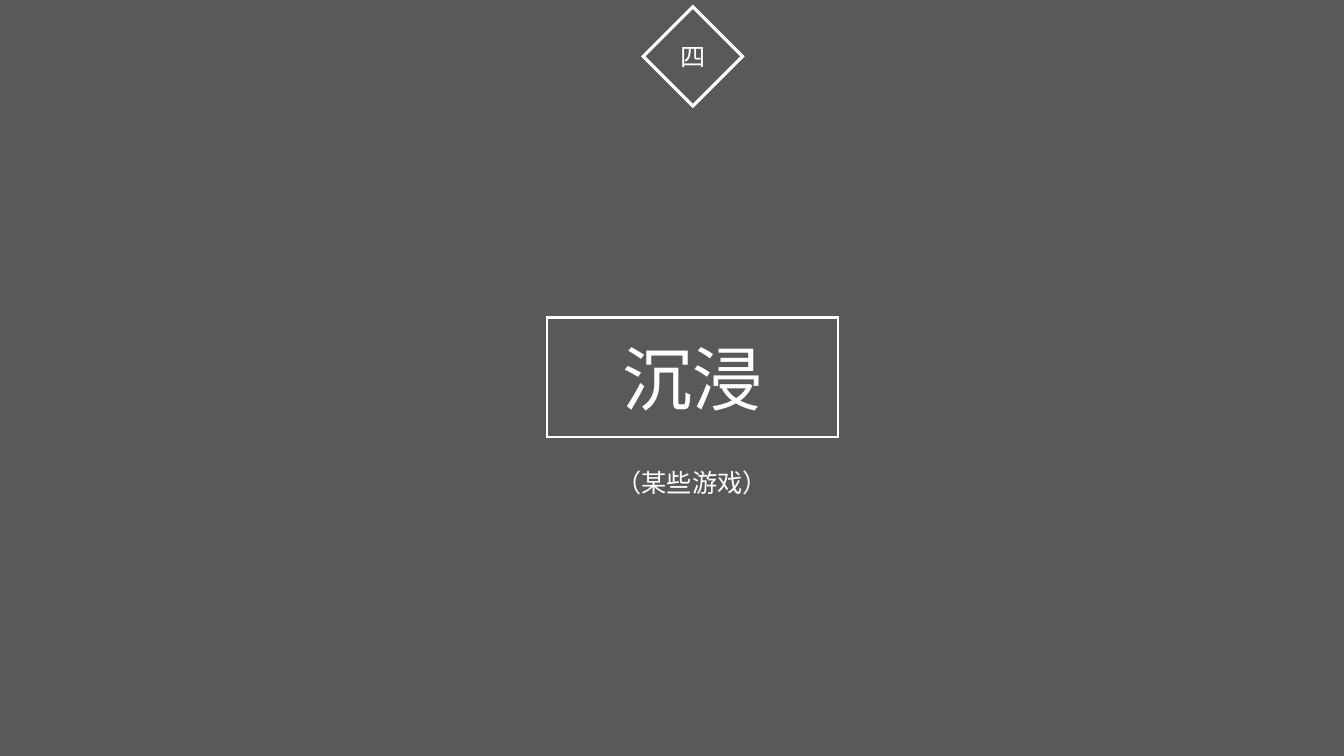
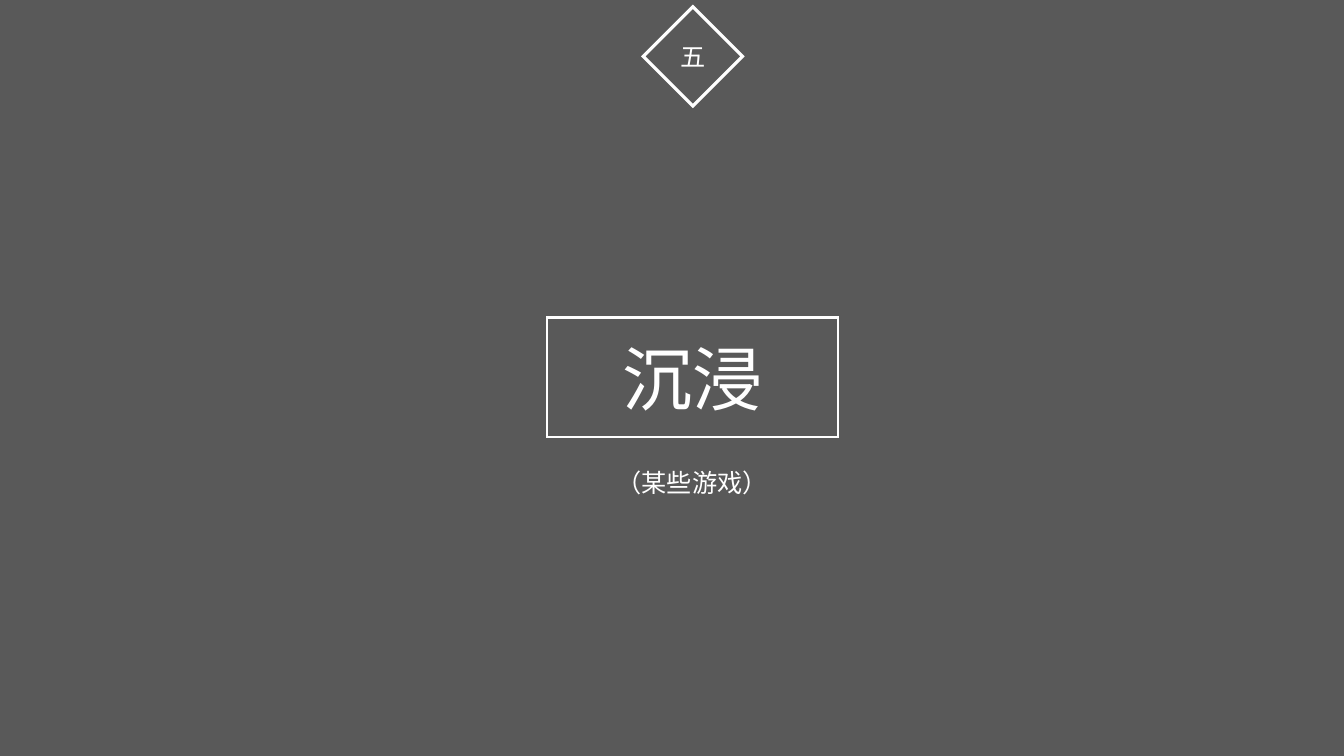
Before and after one commit to ThreePeopleGame/Death, a slide deck: slide 36 of Share/游戏设计理论.pptx (slide 26 before the commit). Drawn at 1344x756 pixels with LibreOffice and Linux fonts; fonts in the diff are those of the drawing. Boxes give left, top, right and bottom in pixels: in the first picture for what was removed or moved away, otherwise in the second. Text is boxed around its words. In the diff, an @@ line names an element or a change of style, - is before the commit and + after.

```diff
--- a/Share/游戏设计理论.pptx
+++ b/Share/游戏设计理论.pptx
@@ text in diamond at <box>680,47,705,67</box>: text changed @@
-四
+五
```
Also in this commit, not shown: 3 other slides changed, 15 slides added, 1 slide removed, 1 other file.
